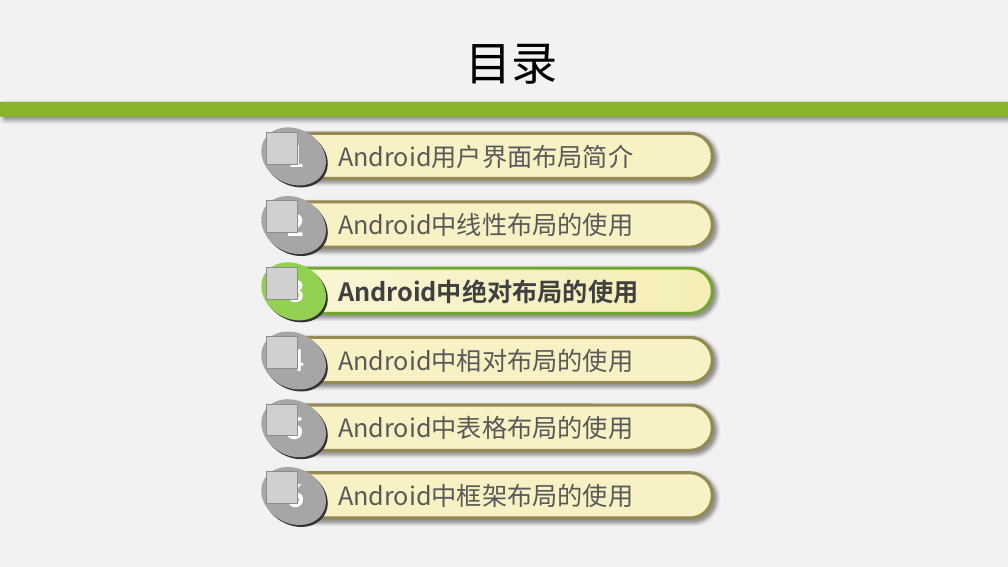
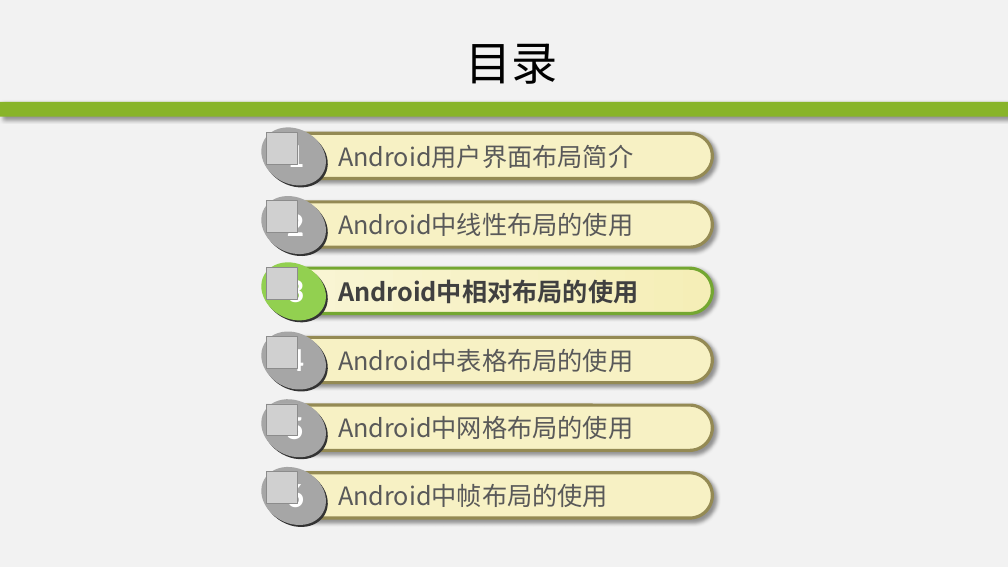
Before and after one commit to edu2act/course-android, a slide deck: slide 26 of materials/slides/ch02-2.pptx (slide 27 before the commit). Drawn at 1008x567 pixels with LibreOffice and Linux fonts; fonts in the diff are those of the drawing; grey boxes stand for pictures; background and template pictures are left out. Boxes give left, top, right and bottom in pixels: in the first picture for what was removed or moved away, otherwise in the second. Text is boxed around its words. In the diff, an @@ line names an element or a change of style, - is before the commit and + after.

```diff
--- a/materials/slides/ch02-2.pptx
+++ b/materials/slides/ch02-2.pptx
@@ text "Android中相对布局的使用": place and size @@
-text "Android中相对布局的使用" at bbox=[338, 349, 633, 372]
+text "Android中相对布局的使用" at bbox=[338, 279, 638, 304]
@@ text "Android中相对布局的使用" at bbox=[338, 279, 638, 304]: text colour #595959 to #404040, bold on @@
@@ text removed at bbox=[338, 279, 638, 304] @@
-Android中绝对布局的使用
@@ text "Android中表格布局的使用": place and size @@
-text "Android中表格布局的使用" at bbox=[338, 416, 633, 439]
+text "Android中表格布局的使用" at bbox=[338, 349, 633, 372]
@@ text added at bbox=[338, 416, 633, 439], 24 pt, text #595959 @@
+Android中网格布局的使用
@@ text at bbox=[338, 484, 608, 507]: text changed @@
-Android中框架布局的使用
+Android中帧布局的使用
```
Also in this commit, not shown: 21 other slides changed, 5 slides added, 6 slides removed, 1 other file.
